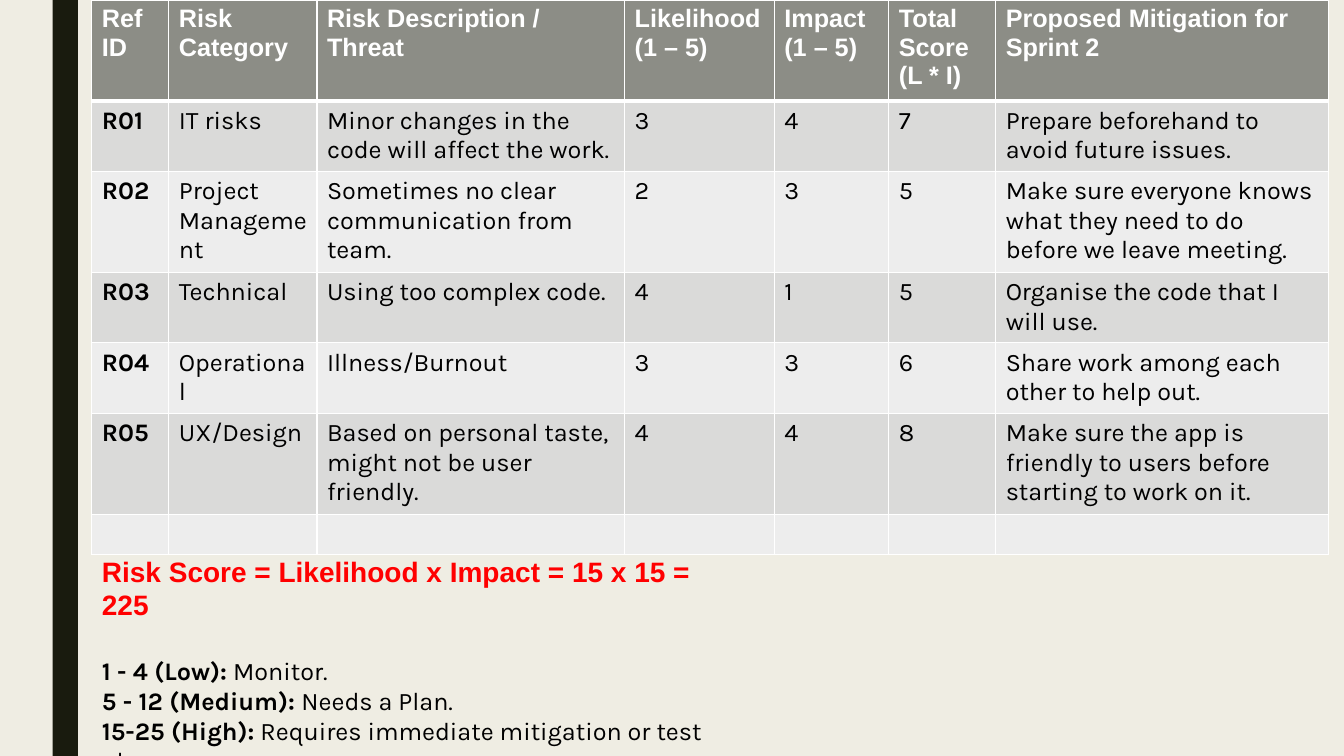
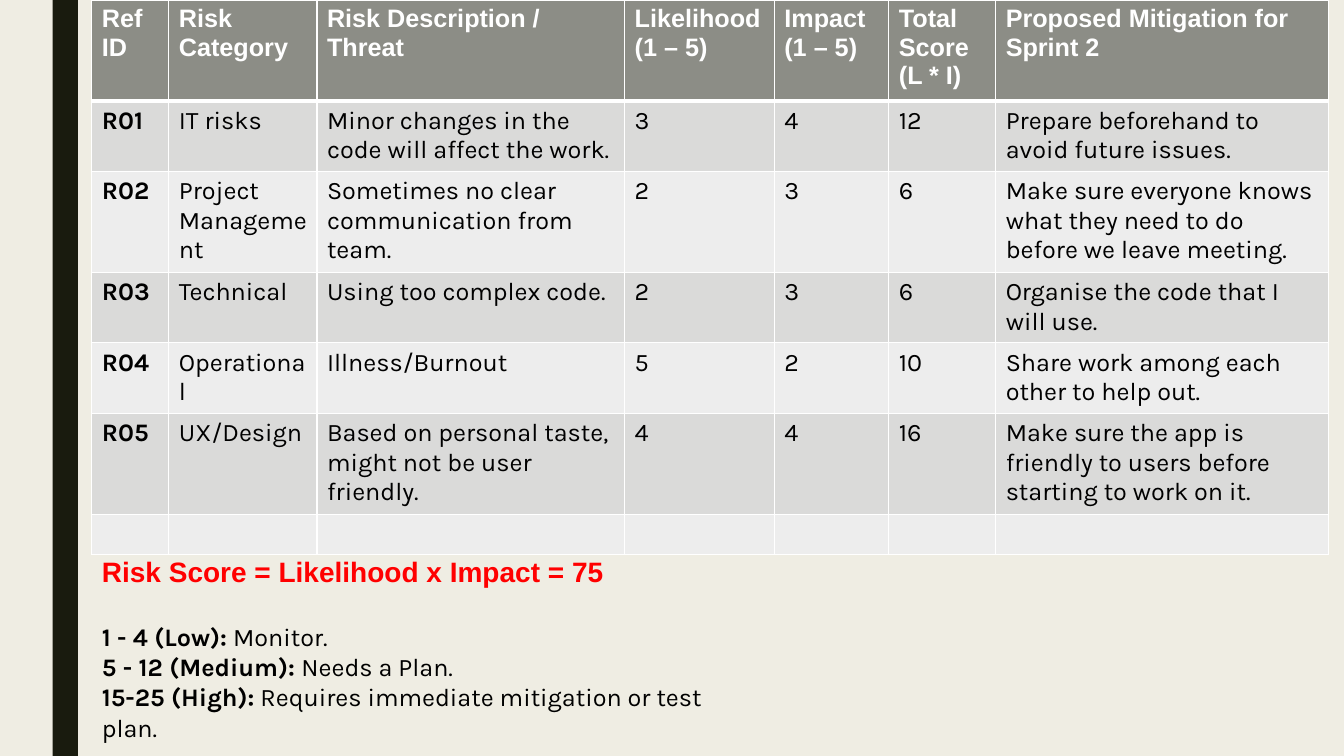
Before and after one commit to toby-dicken/The-Best-Coders-Project, a slide deck: slide 2 of MVP Risk Template.pptx. Drawn at 1344x756 pixels with LibreOffice and Linux fonts; fonts in the diff are those of the drawing. Boxes give left, top, right and bottom in pixels: in the first picture for what was removed or moved away, otherwise in the second. Text is boxed around its words. In the diff, an @@ line names an element or a change of style, - is before the commit and + after.

```diff
--- a/MVP Risk Template.pptx
+++ b/MVP Risk Template.pptx
@@ table at [92,0,1328,555] @@
-row 2, column 6: 7
+row 2, column 6: 12
-row 3, column 6: 5
+row 3, column 6: 6
-row 4: R03 | Technical | Using too complex code. | 4 | 1 | 5 | Organise the code that I will use.
+row 4: R03 | Technical | Using too complex code. | 2 | 3 | 6 | Organise the code that I will use.
-row 5: R04 | Operational | Illness/Burnout | 3 | 3 | 6 | Share work among each other to help out.
+row 5: R04 | Operational | Illness/Burnout | 5 | 2 | 10 | Share work among each other to help out.
-row 6, column 6: 8
+row 6, column 6: 16
@@ text at [102,561,603,587]: text changed @@
-Risk Score = Likelihood x Impact = 15 x 15 = 225
+Risk Score = Likelihood x Impact = 75
```
Also in this commit, not shown: 1 slide added, 4 other files.
